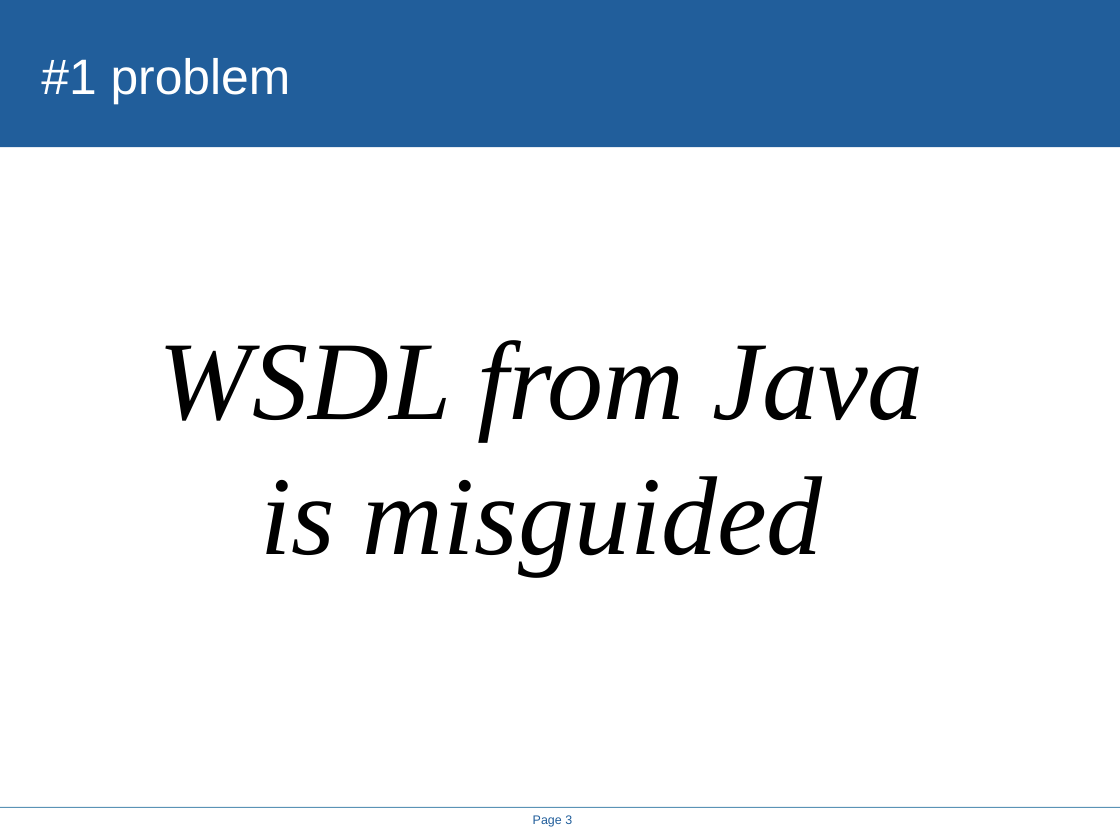
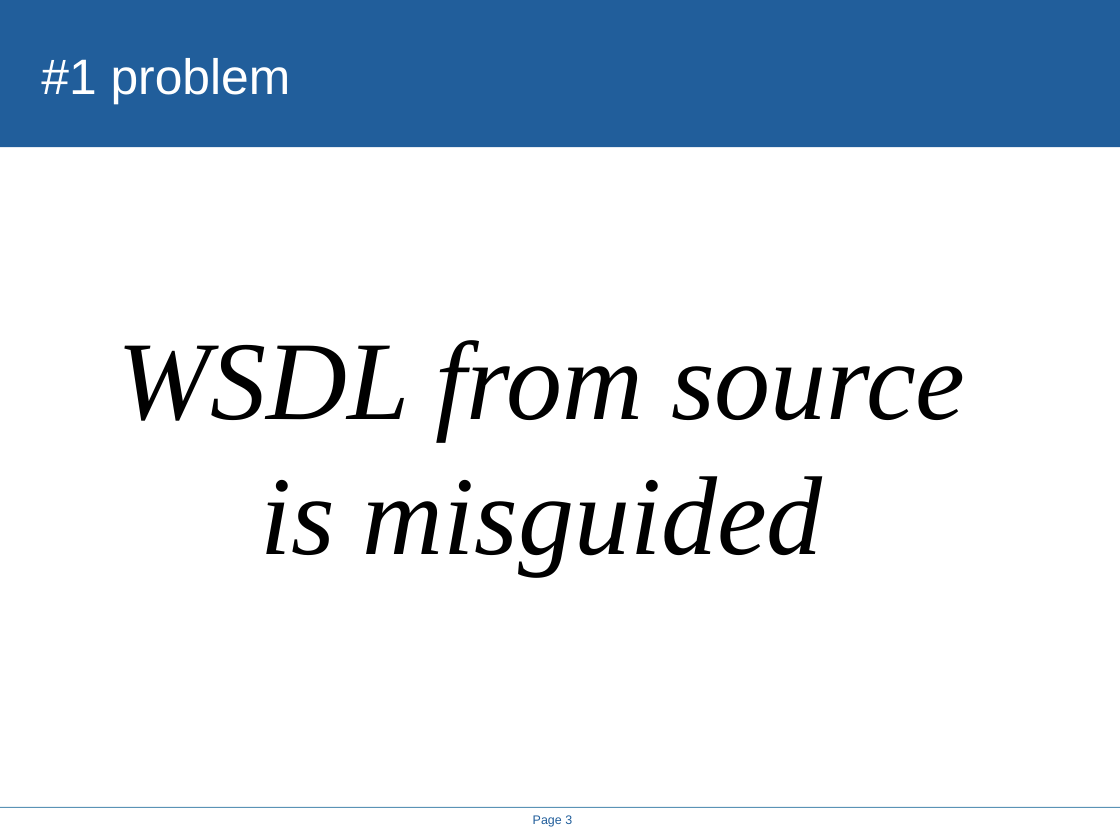
Before and after one commit to rhusar/smartfrog, a slide deck: slide 3 of projects/alpine/doc/icws2005/rethinking_the_java_SOAP_stack.ppt. Drawn at 1120x840 pixels with LibreOffice and Linux fonts; fonts in the diff are those of the drawing; background and template pictures are left out. Boxes give left, top, right and bottom in pixels: in the first picture for what was removed or moved away, otherwise in the second. Text is boxed around its words. In the diff, an @@ line names an element or a change of style, - is before the commit and + after.

```diff
--- a/projects/alpine/doc/icws2005/rethinking_the_java_SOAP_stack.ppt
+++ b/projects/alpine/doc/icws2005/rethinking_the_java_SOAP_stack.ppt
@@ title at <box>117,340,965,574</box>: text changed @@
-WSDL from Java
-is misguided
+WSDL from source
+is misguided
```
Also in this commit, not shown: 1 other slide changed.
